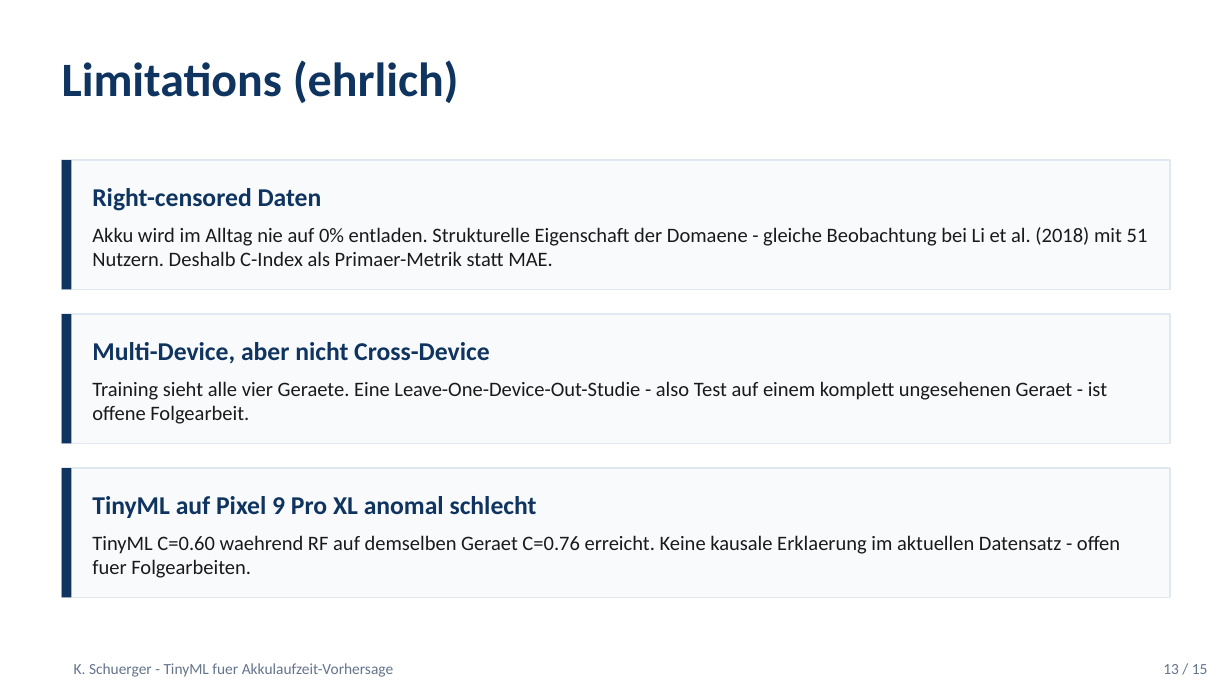
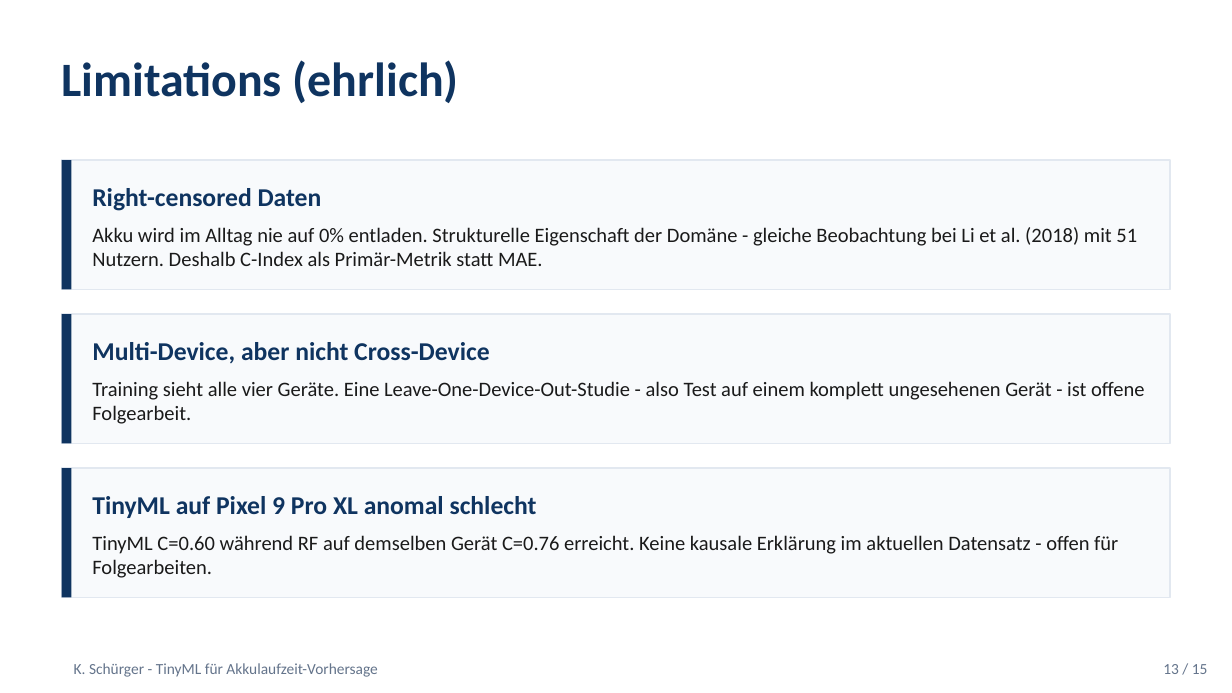
Before and after one commit to Keno-fsdf/HandyUsageRepo, a slide deck: slide 13 of paper/Paper_Verteidigung.pptx. Drawn at 1232x693 pixels with LibreOffice and Linux fonts; fonts in the diff are those of the drawing. Boxes give left, top, right and bottom in pixels: in the first picture for what was removed or moved away, otherwise in the second. Text is boxed around its words. In the diff, an @@ line names an element or a change of style, - is before the commit and + after.

```diff
--- a/paper/Paper_Verteidigung.pptx
+++ b/paper/Paper_Verteidigung.pptx
@@ text at [92,227,1137,266]: text changed @@
-Akku wird im Alltag nie auf 0% entladen. Strukturelle Eigenschaft der Domaene - gleiche Beobachtung bei Li et al. (2018) mit 51 Nutzern. Deshalb C-Index als Primaer-Metrik statt MAE.
+Akku wird im Alltag nie auf 0% entladen. Strukturelle Eigenschaft der Domäne - gleiche Beobachtung bei Li et al. (2018) mit 51 Nutzern. Deshalb C-Index als Primär-Metrik statt MAE.
@@ text at [92,381,1144,424]: text changed @@
-Training sieht alle vier Geraete. Eine Leave-One-Device-Out-Studie - also Test auf einem komplett ungesehenen Geraet - ist offene Folgearbeit.
+Training sieht alle vier Geräte. Eine Leave-One-Device-Out-Studie - also Test auf einem komplett ungesehenen Gerät - ist offene Folgearbeit.
@@ text at [92,535,1118,578]: text changed @@
-TinyML C=0.60 waehrend RF auf demselben Geraet C=0.76 erreicht. Keine kausale Erklaerung im aktuellen Datensatz - offen fuer Folgearbeiten.
+TinyML C=0.60 während RF auf demselben Gerät C=0.76 erreicht. Keine kausale Erklärung im aktuellen Datensatz - offen für Folgearbeiten.
@@ text at [74,663,377,677]: text changed @@
-K. Schuerger - TinyML fuer Akkulaufzeit-Vorhersage
+K. Schürger - TinyML für Akkulaufzeit-Vorhersage
```
Also in this commit, not shown: 14 other slides changed, 1 other file.
